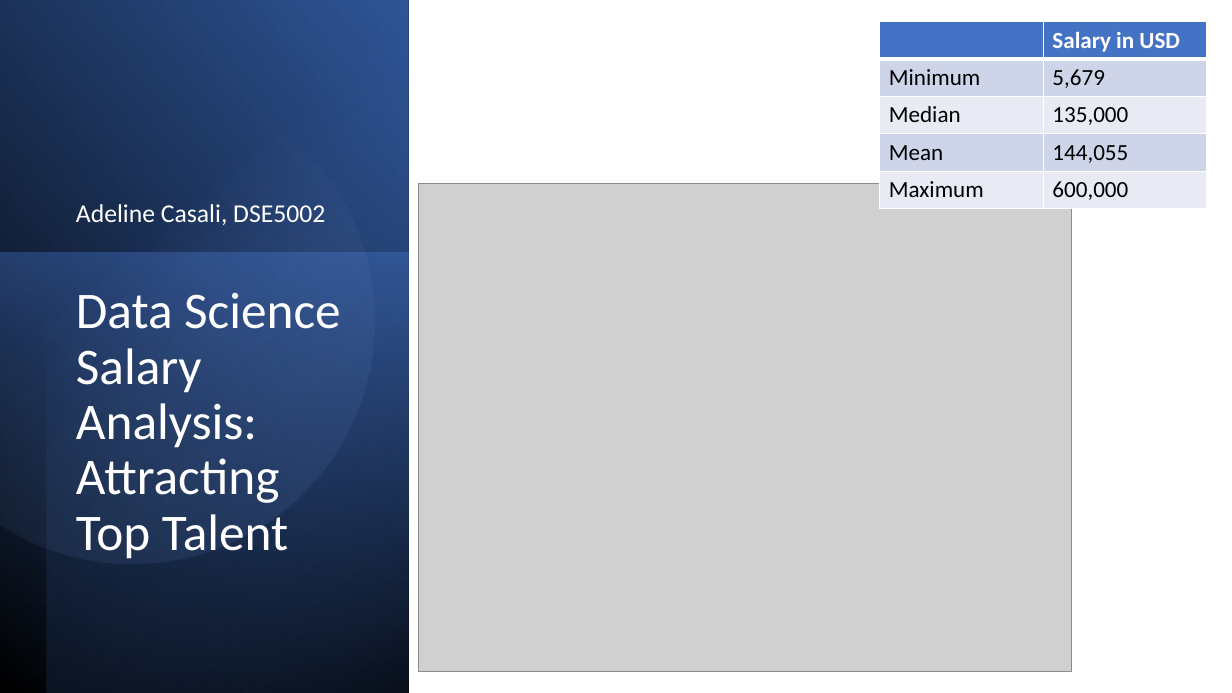
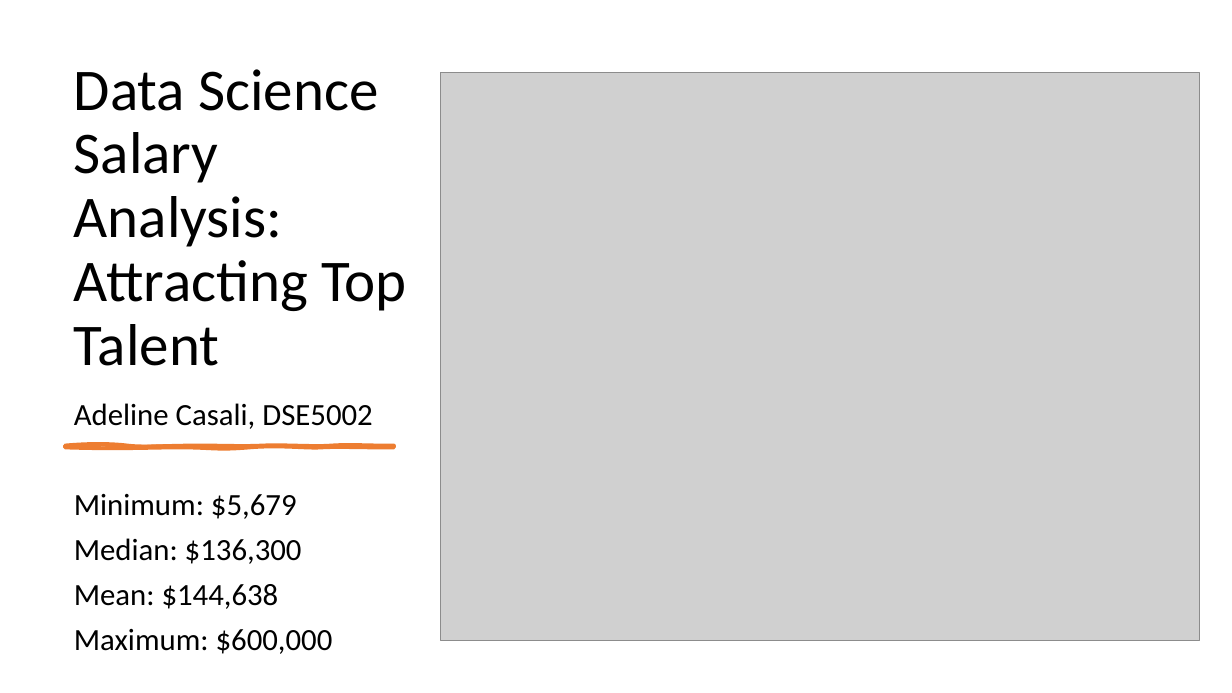
Before and after one commit to adelinecasali4/DSE5002, a slide deck: slide 1 of R Project/AdelineCasali_RProject.pptx. Drawn at 1232x693 pixels with LibreOffice and Linux fonts; fonts in the diff are those of the drawing; grey boxes stand for pictures. Boxes give left, top, right and bottom in pixels: in the first picture for what was removed or moved away, otherwise in the second. Text is boxed around its words. In the diff, an @@ line names an element or a change of style, - is before the commit and + after.

```diff
--- a/R Project/AdelineCasali_RProject.pptx
+++ b/R Project/AdelineCasali_RProject.pptx
@@ rectangle removed at [0,0,409,693] @@
@@ rectangle removed at [46,0,409,693] @@
@@ title "Data Science Salary Analysis: Attracting ...": place and size @@
-title "Data Science Salary Analysis: Attracting ..." at [76,292,341,559]
+title "Data Science Salary Analysis: Attracting ..." at [74,69,407,366]
@@ title "Data Science Salary Analysis: Attracting ..." at [74,69,407,366]: size 40 to 46 pt, text colour #FFFFFF to #000000; vertical alignment top to bottom @@
@@ table removed at [880,21,1207,206], 5 rows, 2 columns @@
- | Salary in USD
-Minimum | 5,679
-Median | 135,000
-Mean | 144,055
-Maximum | 600,000
@@ freeform shape removed at [0,48,419,607] @@
@@ picture: place and size @@
-picture at [419,183,1072,671]
+picture at [440,73,1200,640]
@@ rectangle removed at [0,253,409,693] @@
@@ subtitle "Adeline Casali, DSE5002": place and size @@
-subtitle "Adeline Casali, DSE5002" at [76,204,325,225]
+subtitle "Adeline Casali, DSE5002" at [74,403,372,654]
@@ subtitle "Adeline Casali, DSE5002" at [74,403,372,654]: vertical alignment bottom to top @@
@@ subtitle at [74,403,372,429]: size 20 to 24 pt, text colour #FFFFFF to #000000 in "Adeline Casali, DSE5002" @@
@@ freeform shape added at [65,445,394,447], fill #ED7D31, outline #ED7D31 3 pt @@
@@ subtitle at [74,494,333,654]: paragraphs added @@
+Minimum: $5,679
+Median: $136,300
+Mean: $144,638
+Maximum: $600,000
```
Also in this commit, not shown: 4 slides added, 34 other files.
